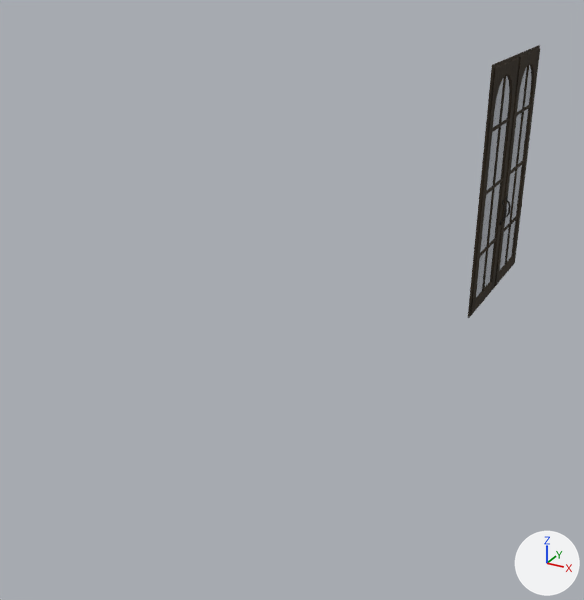
What one commit did to the glTF model scenery/house/assets/cabinets-and-drawers.glb.
Rendered twice from a 50 mm camera at (8.45, 8.27, 2.89) aimed at (6.97, 10.96, 1.55). Arrows for +X, +Y and +Z are at lower right; the lights stay in place. The picture after the commit comes second. Where no turn or scale is listed for an object, it has been applied to the vertices.

In view in the first picture: 'display_cabinet_mp_2_4_door_1.001', 'display_cabinet_mp_2_4_door_2.001'.
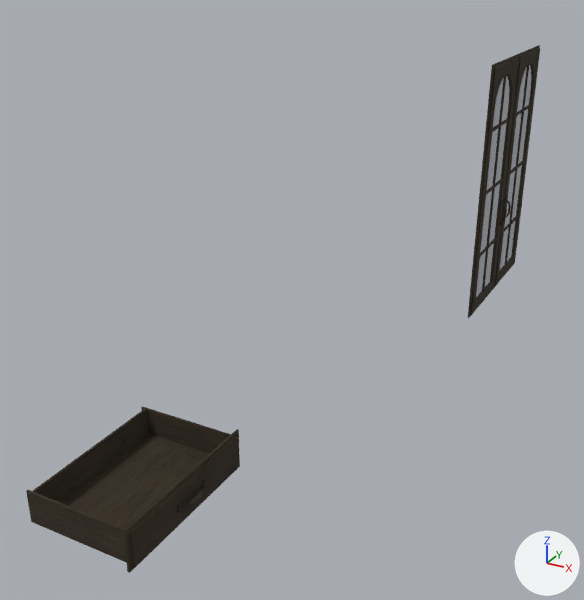
The change, as JSON lines over the scene's bpy script:
```json
{"op": "add", "block": "mat_wood_6_001", "code": ["mat_wood_6_001 = principled_material('wood_6.001')", "mat_wood_6_001.texture = img_wood_6", "mat_wood_6_001.roughness = 1.0"]}
{"op": "add", "block": "mat_metal_6_001", "code": ["mat_metal_6_001 = principled_material('metal_6.001')", "mat_metal_6_001.texture = img_metal_6", "mat_metal_6_001.roughness = 1.0"]}
{"op": "add", "block": "me_tv_table_4_4_drawer_001", "code": ["me_tv_table_4_4_drawer_001 = bpy.data.meshes.new('tv_table_4_4_drawer.001')", "me_tv_table_4_4_drawer_001.from_pydata(...)  # 216 vertices, 322 faces; spans x -0.52..0.038, y -0.38..0.38, z -0.09..0.1", "# faces by material slot: [76, 246]", "me_tv_table_4_4_drawer_001.materials.append(mat_wood_6_001)  # picture img_wood_6", "me_tv_table_4_4_drawer_001.materials.append(mat_metal_6_001)  # picture img_metal_6"]}
{"op": "add", "block": "ob_tv_table_4_4_drawer_001", "code": ["ob_tv_table_4_4_drawer_001 = bpy.data.objects.new('tv_table_4_4_drawer.001', me_tv_table_4_4_drawer_001)", "ob_tv_table_4_4_drawer_001.location = (6.817, 10.401, 0.864)"]}
```

What differs and where, as boxes (x1, y1, x2, y2) in the pictures (584 x 600 px):
```json
{"object": "tv_table_4_4_drawer.001", "change": "added", "after": [26, 407, 240, 573], "faces in mat_wood_6_001 (picture img_wood_6)": [26, 407, 240, 573], "faces in mat_metal_6_001 (picture img_metal_6)": [177, 481, 205, 513]}
```
